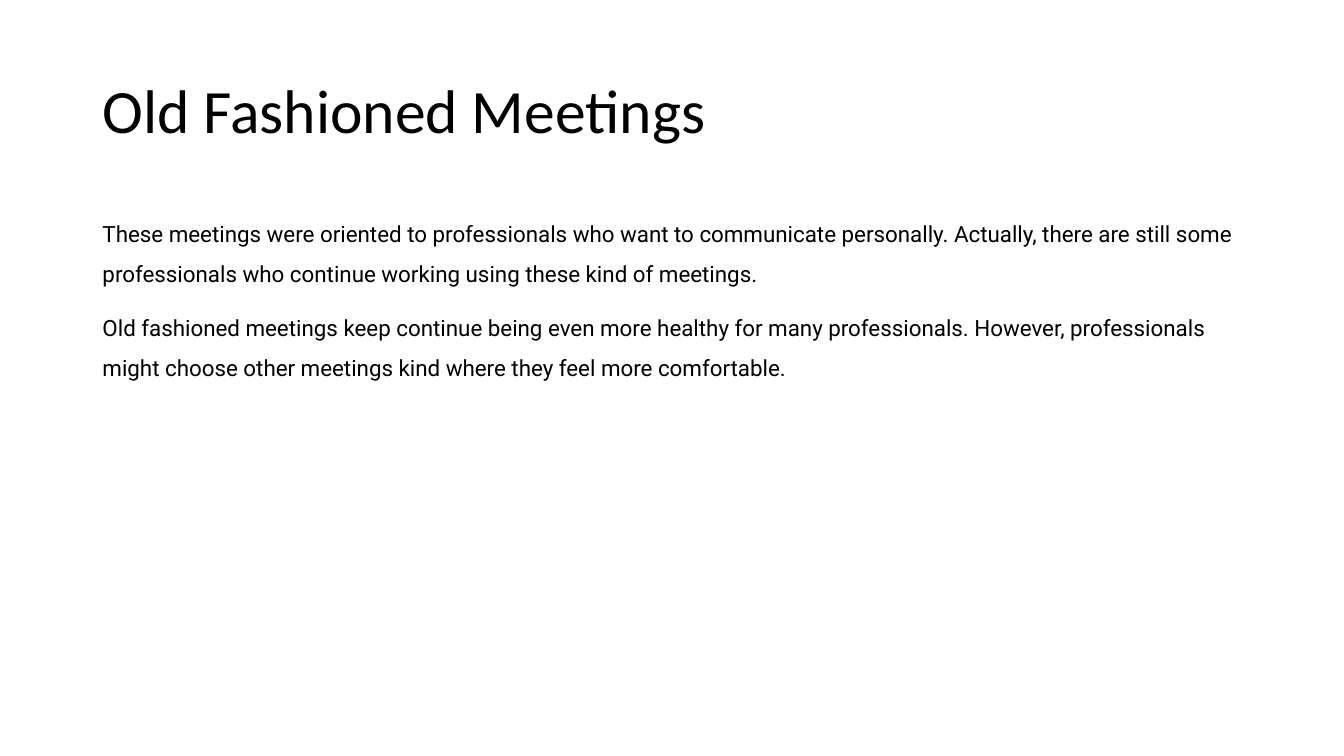
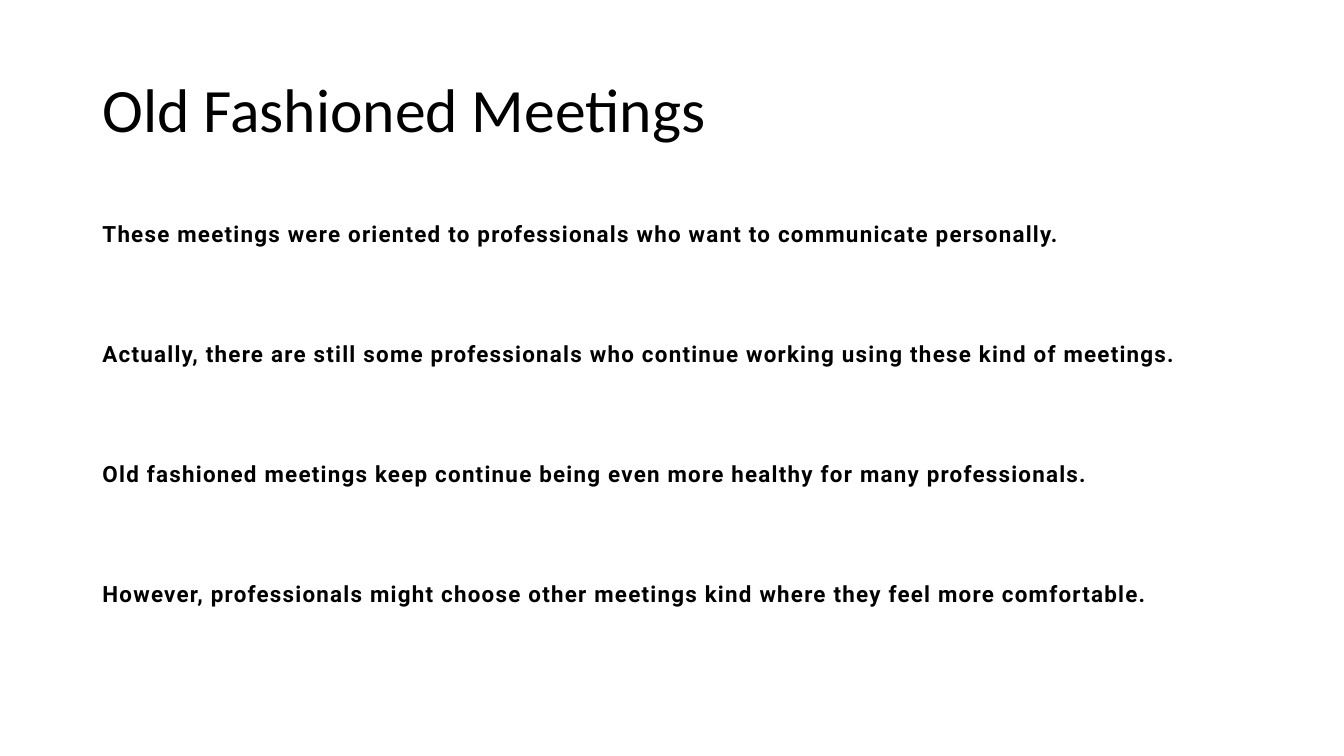
Before and after one commit to abelcondear/course, a slide deck: slide 48 of software-engineer-intro/english/software-engineer.pptx. Drawn at 1344x756 pixels with LibreOffice and Linux fonts; fonts in the diff are those of the drawing. Boxes give left, top, right and bottom in pixels: in the first picture for what was removed or moved away, otherwise in the second. Text is boxed around its words. In the diff, an @@ line names an element or a change of style, - is before the commit and + after.

```diff
--- a/software-engineer-intro/english/software-engineer.pptx
+++ b/software-engineer-intro/english/software-engineer.pptx
@@ text at <box>102,225,1174,607</box>: text changed; bold on @@
-These meetings were oriented to professionals who want to communicate personally. Actually, there are still some professionals who continue working using these kind of meetings.
-Old fashioned meetings keep continue being even more healthy for many professionals. However, professionals might choose other meetings kind where they feel more comfortable.
+These meetings were oriented to professionals who want to communicate personally.
+Actually, there are still some professionals who continue working using these kind of meetings.
+Old fashioned meetings keep continue being even more healthy for many professionals.
+However, professionals might choose other meetings kind where they feel more comfortable.
```
Also in this commit, not shown: 39 other slides changed, 3 other files.
